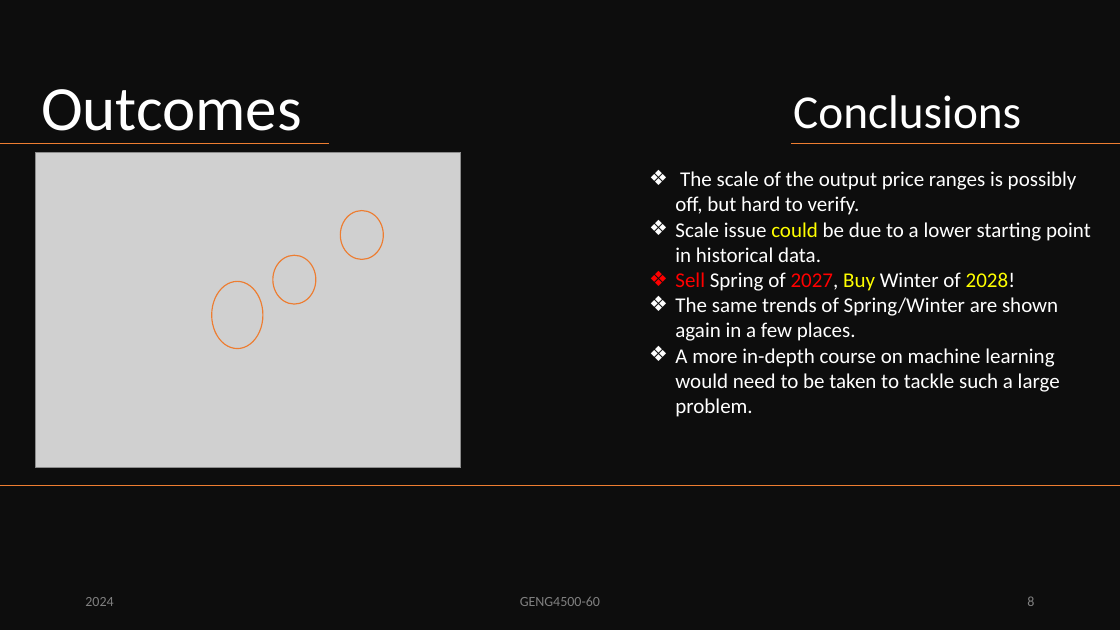
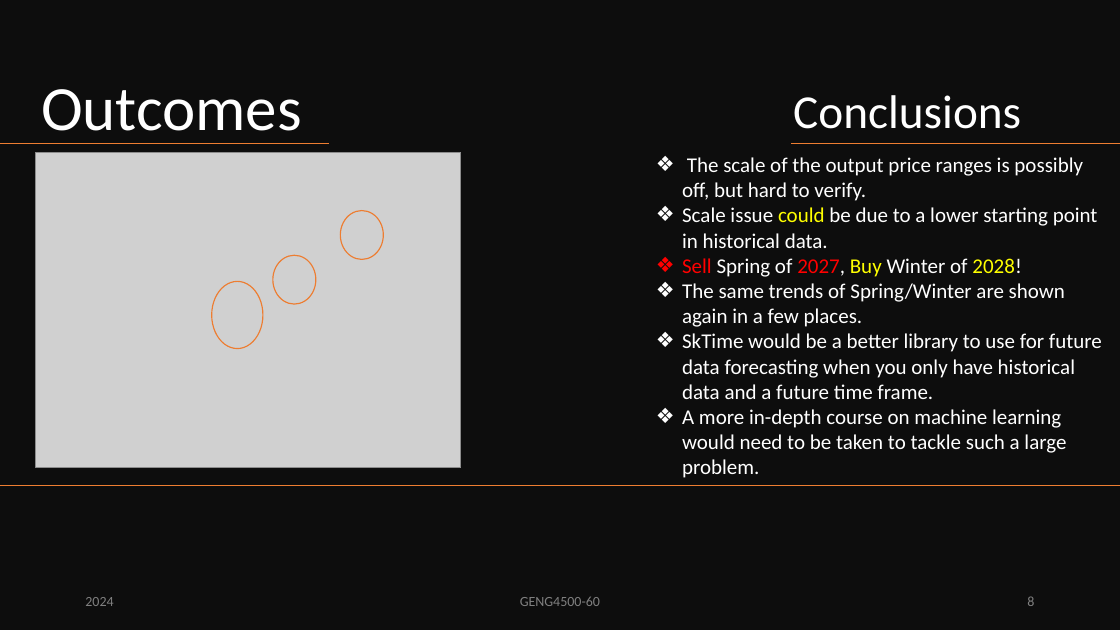
Before and after one commit to PMcTwist/Machine_Learn_Project, a slide deck: slide 8 of Presentation/ALI_Raymond_MAYNARD_Patrick_GENG4500_Final_presentation_2024.pptx. Drawn at 1120x630 pixels with LibreOffice and Linux fonts; fonts in the diff are those of the drawing; grey boxes stand for pictures. Boxes give left, top, right and bottom in pixels: in the first picture for what was removed or moved away, otherwise in the second. Text is boxed around its words. In the diff, an @@ line names an element or a change of style, - is before the commit and + after.

Commit message:
-Updated presentation after failed attempt to predict future feature data
P@

```diff
--- a/Presentation/ALI_Raymond_MAYNARD_Patrick_GENG4500_Final_presentation_2024.pptx
+++ b/Presentation/ALI_Raymond_MAYNARD_Patrick_GENG4500_Final_presentation_2024.pptx
@@ text "The scale of the output ...": place and size @@
-text "The scale of the output ..." at box(675, 171, 1091, 417)
+text "The scale of the output ..." at box(682, 157, 1102, 478)
@@ text at box(682, 333, 1102, 399): paragraph added @@
+❖ SkTime would be a better library to use for future data forecasting when you only have historical data and a future time frame.
```
Also in this commit, not shown: 1 other slide changed, 1 slide added.
